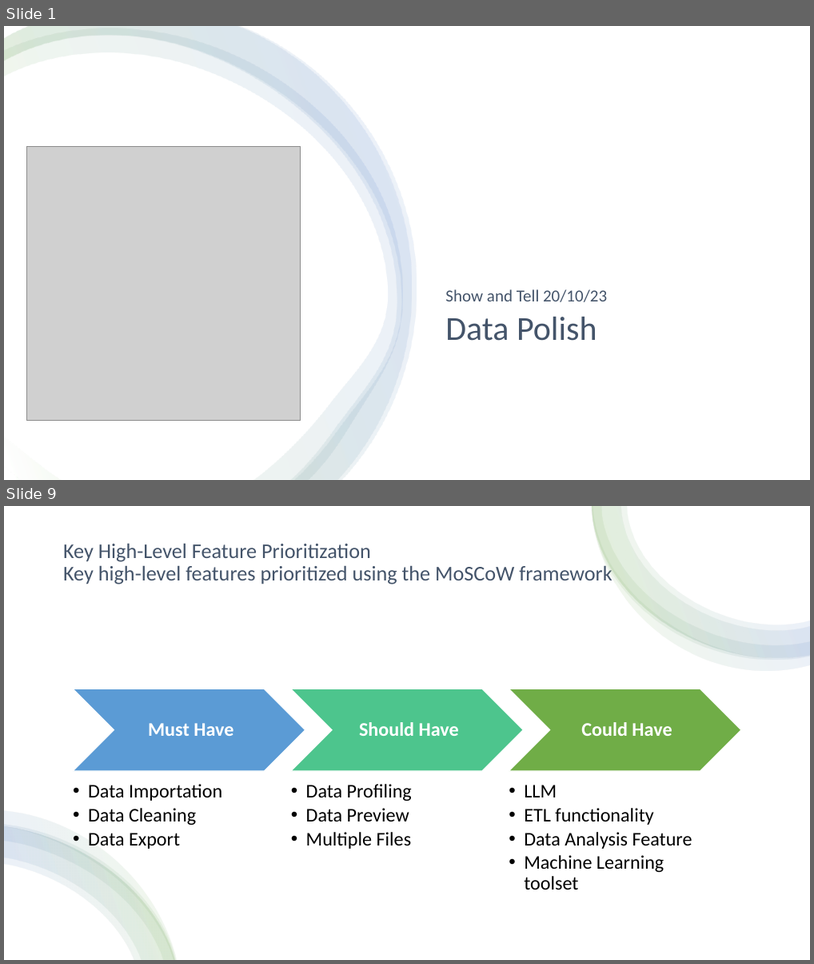
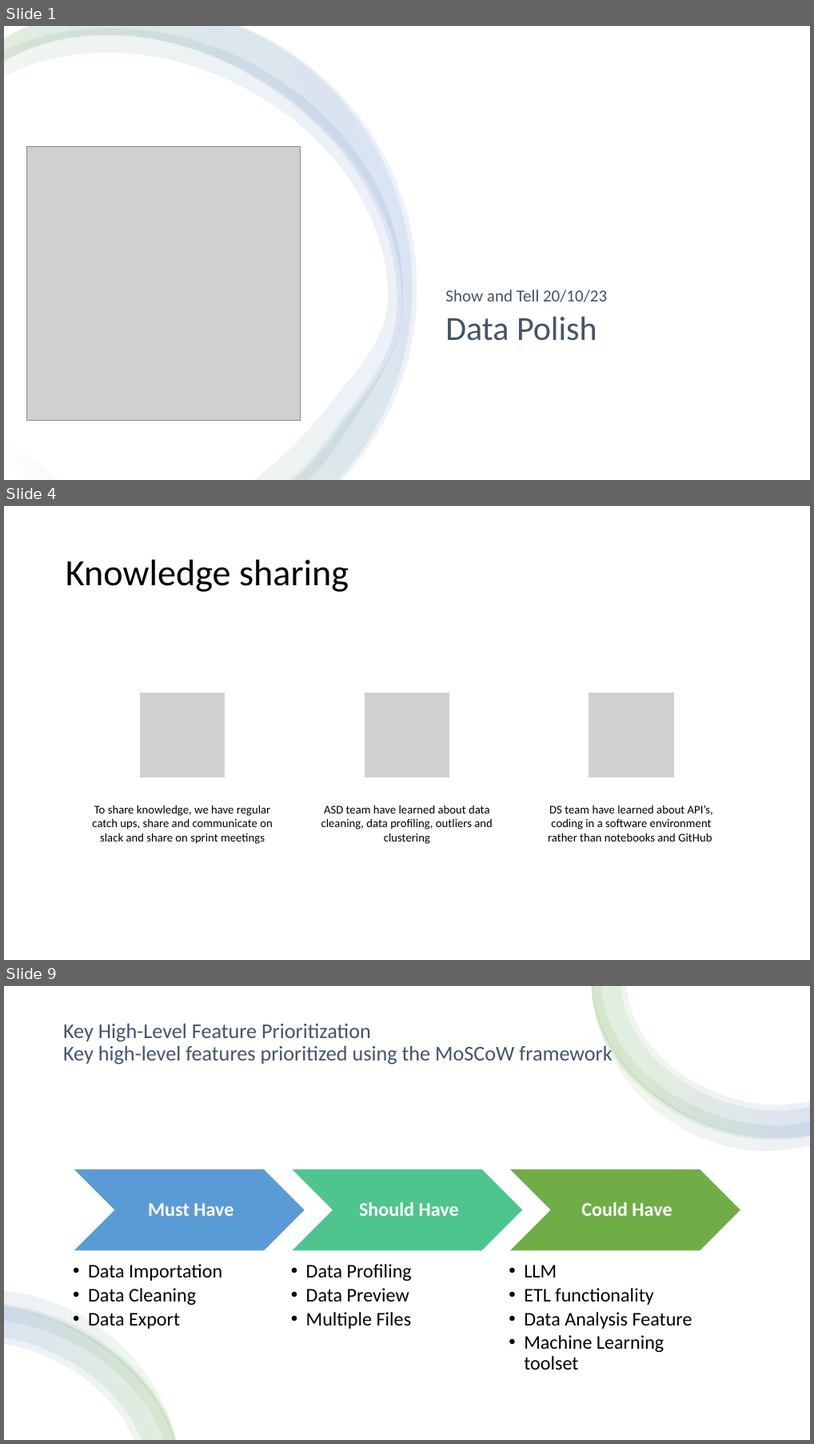
Before and after one commit to SeanMcCrossanTUD/TUD-Group-Project, a slide deck: Project supporting Artifacts/Friday Presentations/201023_friday_presentation.pptx. Shown one above the other, each under a label of ours: slides 1 and 9 before the commit, slides 1, 4 and 9 after it; the slides between them are not shown. The pictures are 814x964 and 814x1444 pixels, drawn with LibreOffice and Linux fonts; fonts in the diff are those of the drawing; grey boxes stand for pictures. Boxes give left, top, right and bottom in pixels: in the first picture for what was removed or moved away, otherwise in the second. Text is boxed around its words. In the diff, an @@ line names an element or a change of style, - is before the commit and + after.

```diff
--- a/Project supporting Artifacts/Friday Presentations/201023_friday_presentation.pptx
+++ b/Project supporting Artifacts/Friday Presentations/201023_friday_presentation.pptx
@@ slide 4 added at (x1=4, y1=506, x2=810, y2=960), background #FFFFFF @@
@@ title added at (x1=66, y1=560, x2=349, y2=592), 44 pt, text #000000 @@
+Knowledge sharing
@@ group added at (x1=92, y1=692, x2=714, y2=844): 3 pictures, 3 texts @@
+To share knowledge, we have regular catch ups, share and communicate on slack and share on sprint meetings
+ASD team have learned about data cleaning, data profiling, outliers and clustering
+DS team have learned about API’s, coding in a software environment rather than notebooks and GitHub
```
Also in this commit, not shown: 6 slides changed, 1 slide removed, 1 other file.
